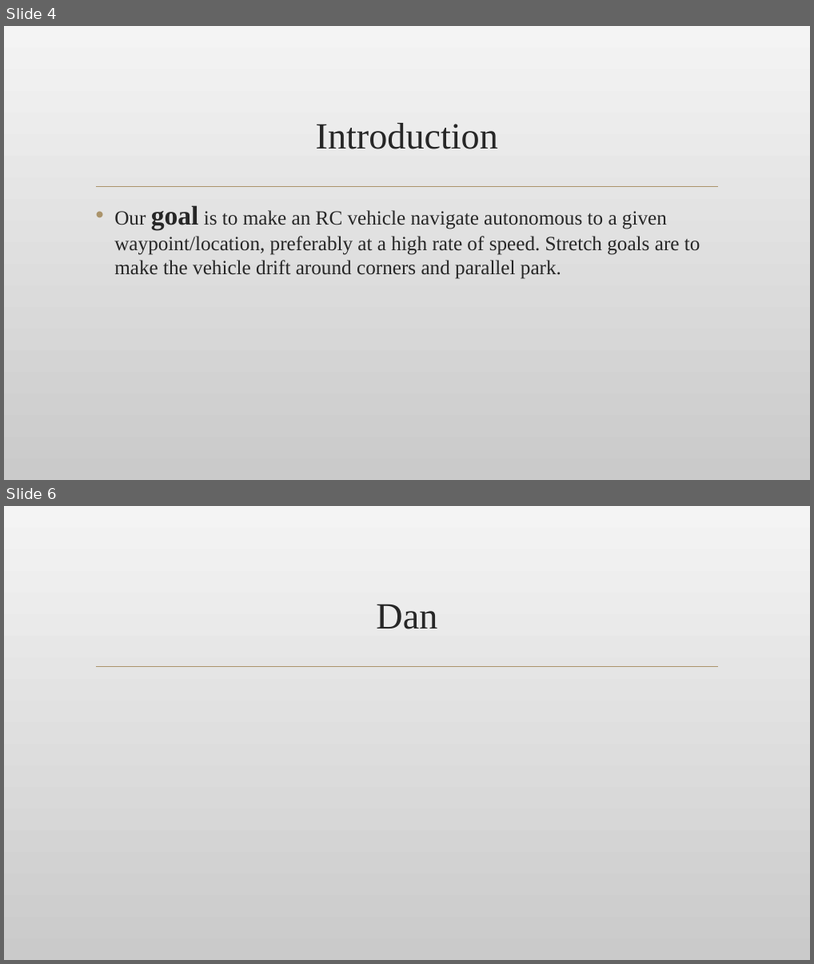
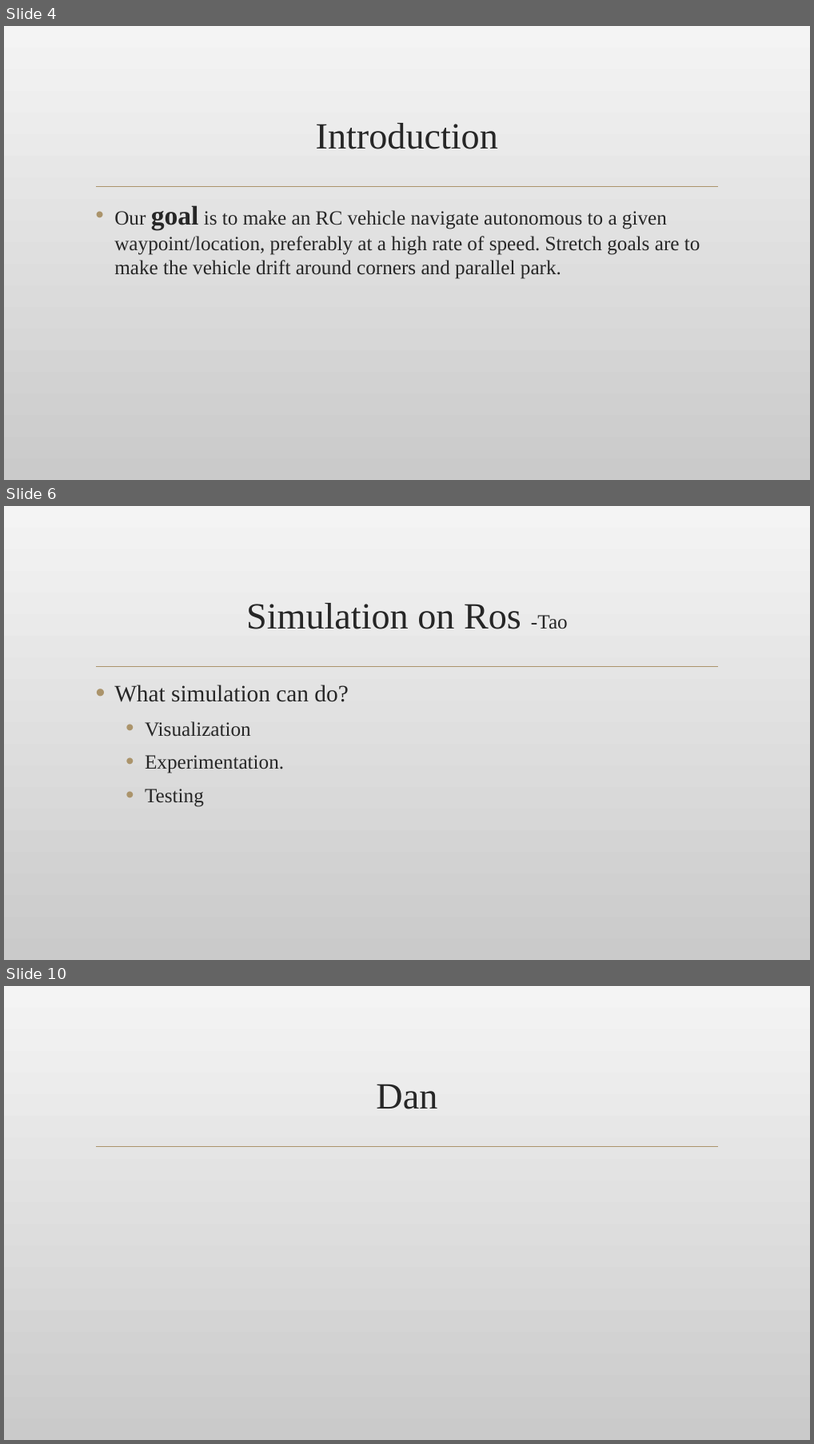
Before and after one commit to TaoChenOSU/ARC, a slide deck: winter_prog/Winter_Progress_Report.pptx. Shown one above the other, each under a label of ours: slides 4 and 6 before the commit, slides 4, 6 and 10 after it; the slides between them are not shown. The pictures are 814x964 and 814x1444 pixels, drawn with LibreOffice and Linux fonts; fonts in the diff are those of the drawing; background and template pictures are left out. Boxes give left, top, right and bottom in pixels: in the first picture for what was removed or moved away, otherwise in the second. Text is boxed around its words. In the diff, an @@ line names an element or a change of style, - is before the commit and + after.

```diff
--- a/winter_prog/Winter_Progress_Report.pptx
+++ b/winter_prog/Winter_Progress_Report.pptx
@@ slide 6 added at bbox=[4, 506, 810, 960], background picture (left out); not listed: 1 template element that a slide beside it also shows @@
@@ title added at bbox=[246, 603, 568, 629], 44 pt, text #262626 @@
+Simulation on Ros -Tao
@@ text added at bbox=[114, 684, 348, 807], 24 pt, text #262626 @@
+• What simulation can do?
+  • Visualization
+  • Experimentation.
+  • Testing
@@ what was slide 6 is now slide 10 @@
```
Also in this commit, not shown: 1 slide changed, 3 other slides added.
